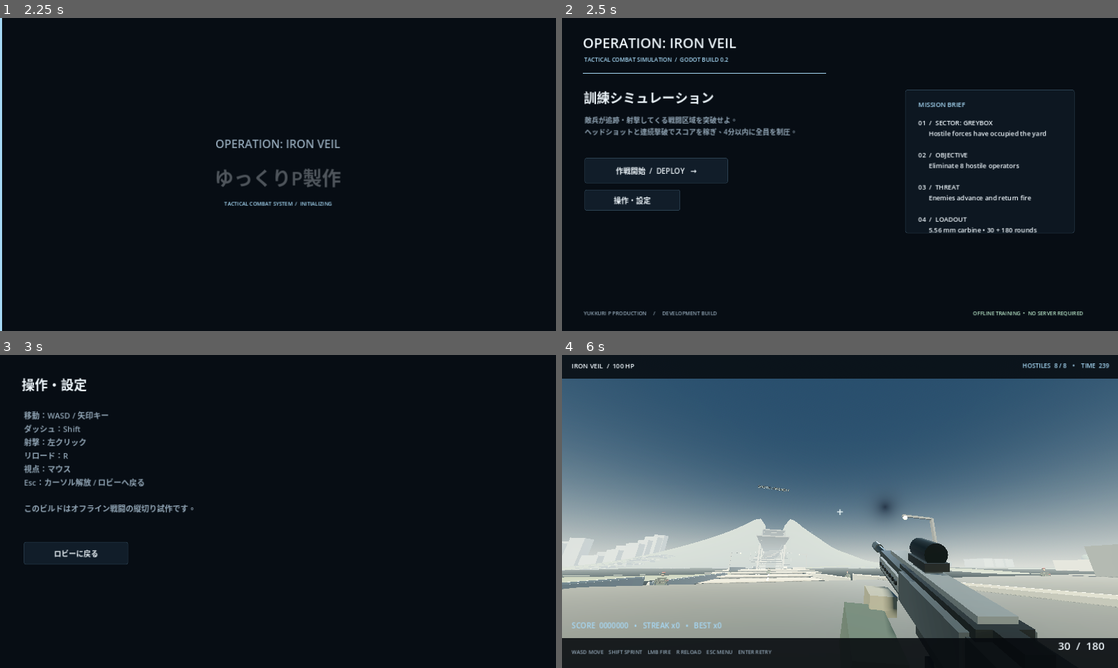
Above: before the commit, frames 1-4 (two rows, left to right).
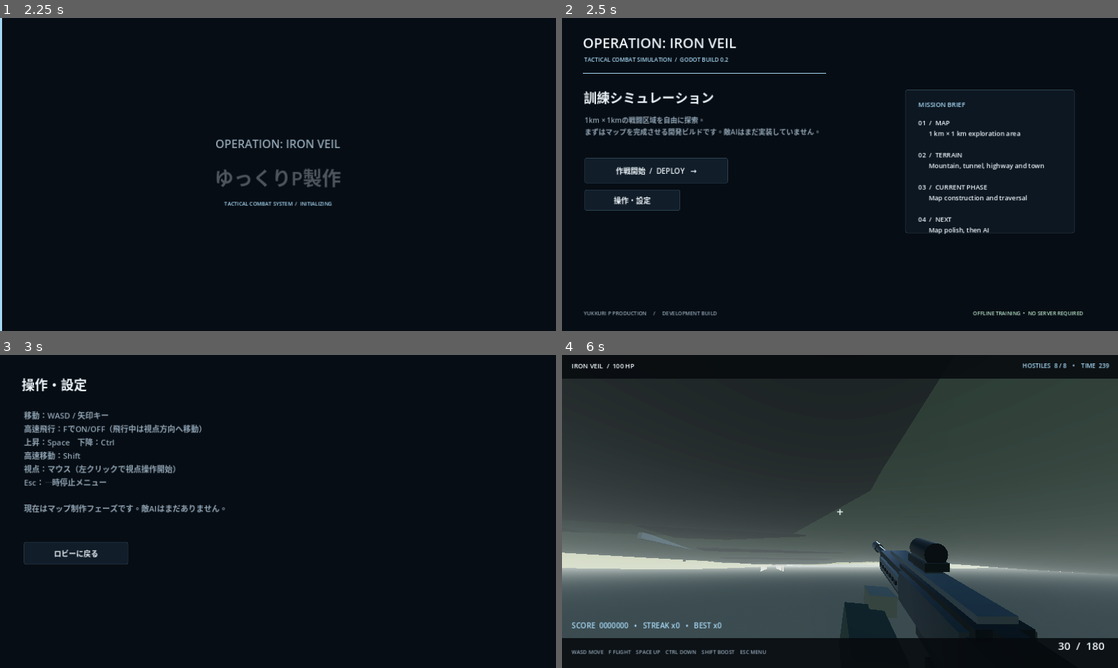
Above: after the commit, the same moments.

Repository: YukkuriP/Yukkuri-FPS2
Game: Godot game, scene res://scenes/main.tscn
The game is run twice, just before and just after one commit, with the same random seed, the same clock (stepped at 60 frames per second) and the same inputs.
Inputs (mouse positions are in pixels of both pictures, inside the frame that each line leads up to):
- Up to frame 1 (2.25 s): tap Enter at 0.5 s; move the mouse to (400, 158) at 0.52 s; hold D 0.53-1.28 s; hold Ctrl 0.53-1.28 s; tap F at 0.6 s; click (400, 158) at 0.67 s; tap Space at 0.77, 1.07, 1.25, 1.52, 1.55, 1.82 s; move the mouse to (166, 190) at 1.27 s; hold S 1.28-2.03 s; tap Ctrl at 1.35 s; move the mouse to (333, 105) at 2.02 s; hold D from 2.03 s (still down); hold Space from 2.03 s (still down)
- Up to frame 2 (2.5 s): keep holding D; keep holding Space; tap F at 2.3 s
- Up to frame 3 (3 s): release D at 2.75 s; release Space at 2.75 s; click "操作・設定" at 2.75 s
- Up to frame 4 (6 s): click "ロビーに戻る" at 3.5 s; click "作戦開始 / DEPLOY →" at 4.25 s; tap Enter at 5 s; move the mouse to (812, 574) at 5.02 s; hold W from 5.03 s (still down); tap F at 5.1 s; click (812, 574) at 5.17 s; tap Space at 5.27, 5.57 s; tap Ctrl at 5.3 s; move the mouse to (878, 514) at 5.77 s; hold Ctrl from 5.78 s (still down)

Frame 1 is identical in both runs. In frame 2, 2.2% of the frame differs, in the area x 4-88%, y 31-70%; in frame 3, 1.9%; in frame 4, 79%, in the area x 0-100%, y 7-96%.

Commit message:
Add fast flight mode and switch to map-first development

Diff:
--- a/scripts/main.gd
+++ b/scripts/main.gd
@@ -51,6 +51,8 @@
 var weapon_kick := 0.0
 var move_bob := 0.0
 var previous_player_position := Vector3.ZERO
+var flight_mode := false
+var player_collision: CollisionShape3D
 
 func _ready() -> void:
 	Input.mouse_mode = Input.MOUSE_MODE_VISIBLE
@@ -146,7 +148,7 @@
 	welcome.add_theme_color_override("font_color", TEXT)
 	root_ui.add_child(welcome)
 	var description := Label.new()
-	description.text = "敵兵が追跡・射撃してくる戦闘区域を突破せよ。\nヘッドショットと連続撃破でスコアを稼ぎ、4分以内に全員を制圧。"
+	description.text = "1km × 1kmの戦闘区域を自由に探索。\nまずはマップを完成させる開発ビルドです。敵AIはまだ実装していません。"
 	description.position = Vector2(52, 222)
 	description.size = Vector2(690, 62)
 	description.add_theme_font_size_override("font_size", 16)
@@ -171,7 +173,7 @@
 	panel_title.add_theme_color_override("font_color", ACCENT)
 	root_ui.add_child(panel_title)
 	var briefing := Label.new()
-	briefing.text = "01  /  SECTOR: GREYBOX\n      Hostile forces have occupied the yard\n\n02  /  OBJECTIVE\n      Eliminate 8 hostile operators\n\n03  /  THREAT\n      Enemies advance and return fire\n\n04  /  LOADOUT\n      5.56 mm carbine • 30 + 180 rounds"
+	briefing.text = "01  /  MAP\n      1 km × 1 km exploration area\n\n02  /  TERRAIN\n      Mountain, tunnel, highway and town\n\n03  /  CURRENT PHASE\n      Map construction and traversal\n\n04  /  NEXT\n      Map polish, then AI"
 	briefing.position = Vector2(820, 230)
 	briefing.size = Vector2(330, 230)
 	briefing.add_theme_font_size_override("font_size", 15)
@@ -240,7 +242,7 @@
 	title.add_theme_color_override("font_color", TEXT)
 	root_ui.add_child(title)
 	var info := Label.new()
-	info.text = "移動：WASD / 矢印キー\nダッシュ：Shift\n射撃：左クリック\nリロード：R\n視点：マウス\nEsc：カーソル解放 / ロビーへ戻る\n\nこのビルドはオフライン戦闘の縦切り試作です。"
+	info.text = "移動：WASD / 矢印キー\n高速飛行：FでON/OFF（飛行中は視点方向へ移動）\n上昇：Space　下降：Ctrl\n高速移動：Shift\n視点：マウス（左クリックで視点操作開始）\nEsc：一時停止メニュー\n\n現在はマップ制作フェーズです。敵AIはまだありません。"
 	info.position = Vector2(55, 125)
 	info.size = Vector2(680, 270)
 	info.add_theme_font_size_override("font_size", 18)
@@ -267,6 +269,7 @@
 	damage_flash_left = 0.0
 	target_nodes.clear()
 	objective_nodes.clear()
+	flight_mode = false
 	_clear_ui()
 	_build_training_world()
 	_add_training_overlay()
@@ -324,13 +327,13 @@
 	player.name = "Player"
 	player.floor_snap_length = 0.25
 	world.add_child(player)
-	var collision := CollisionShape3D.new()
+	player_collision = CollisionShape3D.new()
 	var capsule := CapsuleShape3D.new()
 	capsule.radius = 0.36
 	capsule.height = 1.8
-	collision.shape = capsule
-	collision.position.y = 0.9
-	player.add_child(collision)
+	player_collision.shape = capsule
+	player_collision.position.y = 0.9
+	player.add_child(player_collision)
 	camera = Camera3D.new()
 	camera.position = Vector3(0, 1.62, 0)
 	camera.fov = 82.0
@@ -343,7 +346,6 @@
 	look_pitch = 0.0
 	previous_player_position = player.position
 	_build_weapon()
-	_spawn_training_targets()
 
 
 func _terrain_height(x: float, z: float) -> float:
@@ -1019,7 +1021,7 @@
 	hud_label.add_theme_color_override("font_color", TEXT)
 	root_ui.add_child(hud_label)
 	status_label = Label.new()
-	status_label.text = "OBJECTIVE  •  ELIMINATE ALL TARGETS"
+	status_label.text = "FREE ROAM  •  MAP DEVELOPMENT PHASE"
 	status_label.position = Vector2(640, 14)
 	status_label.size = Vector2(620, 28)
 	status_label.horizontal_alignment = HORIZONTAL_ALIGNMENT_RIGHT
@@ -1073,7 +1075,7 @@
 	damage_overlay.mouse_filter = Control.MOUSE_FILTER_IGNORE
 	root_ui.add_child(damage_overlay)
 	var controls := Label.new()
-	controls.text = "WASD MOVE    SHIFT SPRINT    LMB FIRE    R RELOAD    ESC MENU    ENTER RETRY"
+	controls.text = "WASD MOVE    F FLIGHT    SPACE UP    CTRL DOWN    SHIFT BOOST    ESC MENU"
 	controls.position = Vector2(22, 674)
 	controls.size = Vector2(900, 24)
 	controls.add_theme_font_size_override("font_size", 12)
@@ -1116,7 +1118,17 @@
 	if not in_training:
 		return
 	if event is InputEventKey and event.pressed and not event.echo:
-		if event.keycode == KEY_ESCAPE:
+		if event.keycode == KEY_F:
+			flight_mode = not flight_mode
+			if is_instance_valid(player_collision):
+				player_collision.disabled = flight_mode
+			if flight_mode:
+				player.velocity = Vector3.ZERO
+				if is_instance_valid(status_label):
+					status_label.text = "FLIGHT MODE ON  •  SPACE UP / CTRL DOWN"
+			elif is_instance_valid(status_label):
+				status_label.text = "FREE ROAM  •  MAP DEVELOPMENT PHASE"
+		elif event.keycode == KEY_ESCAPE:
 			if game_paused:
 				_resume_training()
 			else:
@@ -1206,26 +1218,38 @@
 		if mission_time <= 0.0:
 			mission_failed = true
 	_update_hud()
-	# Read physical keys directly as a fallback if input actions are missing or remapped.
+	# Physical-key fallback keeps movement usable even if project input mappings differ.
 	var input_x := float(Input.is_key_pressed(KEY_D) or Input.is_key_pressed(KEY_RIGHT)) - float(Input.is_key_pressed(KEY_A) or Input.is_key_pressed(KEY_LEFT))
 	var input_y := float(Input.is_key_pressed(KEY_S) or Input.is_key_pressed(KEY_DOWN)) - float(Input.is_key_pressed(KEY_W) or Input.is_key_pressed(KEY_UP))
 	var input_dir := Vector2(input_x, input_y)
-	# Move relative to the player's current yaw, never world-axis WASD.
-	# Flatten the transformed vector so pitch/vertical components cannot skew movement.
-	var move_basis := Basis(Vector3.UP, player.global_rotation.y)
-	var direction := move_basis * Vector3(input_dir.x, 0.0, input_dir.y)
-	direction.y = 0.0
-	if direction.length_squared() > 0.0001:
-		direction = direction.normalized()
 	var sprinting := Input.is_key_pressed(KEY_SHIFT)
-	var speed := 7.0 if sprinting else 4.8
-	player.velocity.x = direction.x * speed
-	player.velocity.z = direction.z * speed
-	if not player.is_on_floor():
-		player.velocity.y -= 20.0 * delta
+	if flight_mode:
+		# Flight follows the camera's full direction and ignores terrain/building collision.
+		var fly_direction := (-camera.global_transform.basis.z * input_dir.y) + (camera.global_transform.basis.x * input_dir.x)
+		if Input.is_key_pressed(KEY_SPACE):
+			fly_direction += Vector3.UP
+		if Input.is_key_pressed(KEY_CTRL):
+			fly_direction += Vector3.DOWN
+		if fly_direction.length_squared() > 0.0001:
+			fly_direction = fly_direction.normalized()
+		var fly_speed := 65.0 if sprinting else 32.0
+		player.global_position += fly_direction * fly_speed * delta
+		player.velocity = Vector3.ZERO
 	else:
-		player.velocity.y = -0.1
-	player.move_and_slide()
+		# Ground movement stays horizontal relative to the player's yaw.
+		var move_basis := Basis(Vector3.UP, player.global_rotation.y)
+		var direction := move_basis * Vector3(input_dir.x, 0.0, input_dir.y)
+		direction.y = 0.0
+		if direction.length_squared() > 0.0001:
+			direction = direction.normalized()
+		var speed := 7.0 if sprinting else 4.8
+		player.velocity.x = direction.x * speed
+		player.velocity.z = direction.z * speed
+		if not player.is_on_floor():
+			player.velocity.y -= 20.0 * delta
+		else:
+			player.velocity.y = -0.1
+		player.move_and_slide()
 	var moved := player.global_position.distance_to(previous_player_position)
 	if moved > 0.001:
 		move_bob += delta * (12.0 if sprinting else 8.0)
@@ -1366,8 +1390,9 @@
 		damage_overlay.modulate.a = clampf(damage_flash_left * 0.6, 0.0, 0.28)
 	if mission_complete or mission_failed:
 		return
-	# Enemies push toward the player, pause to fire, and turn to face the player.
-	for i in range(target_nodes.size()):
+	# AI is intentionally disabled during the map-first development phase.
+	# Re-enable and implement target behavior only after the map and traversal are polished.
+	for i in range(0):
 		var target := target_nodes[i]
 		if not is_instance_valid(target):
 			continue
